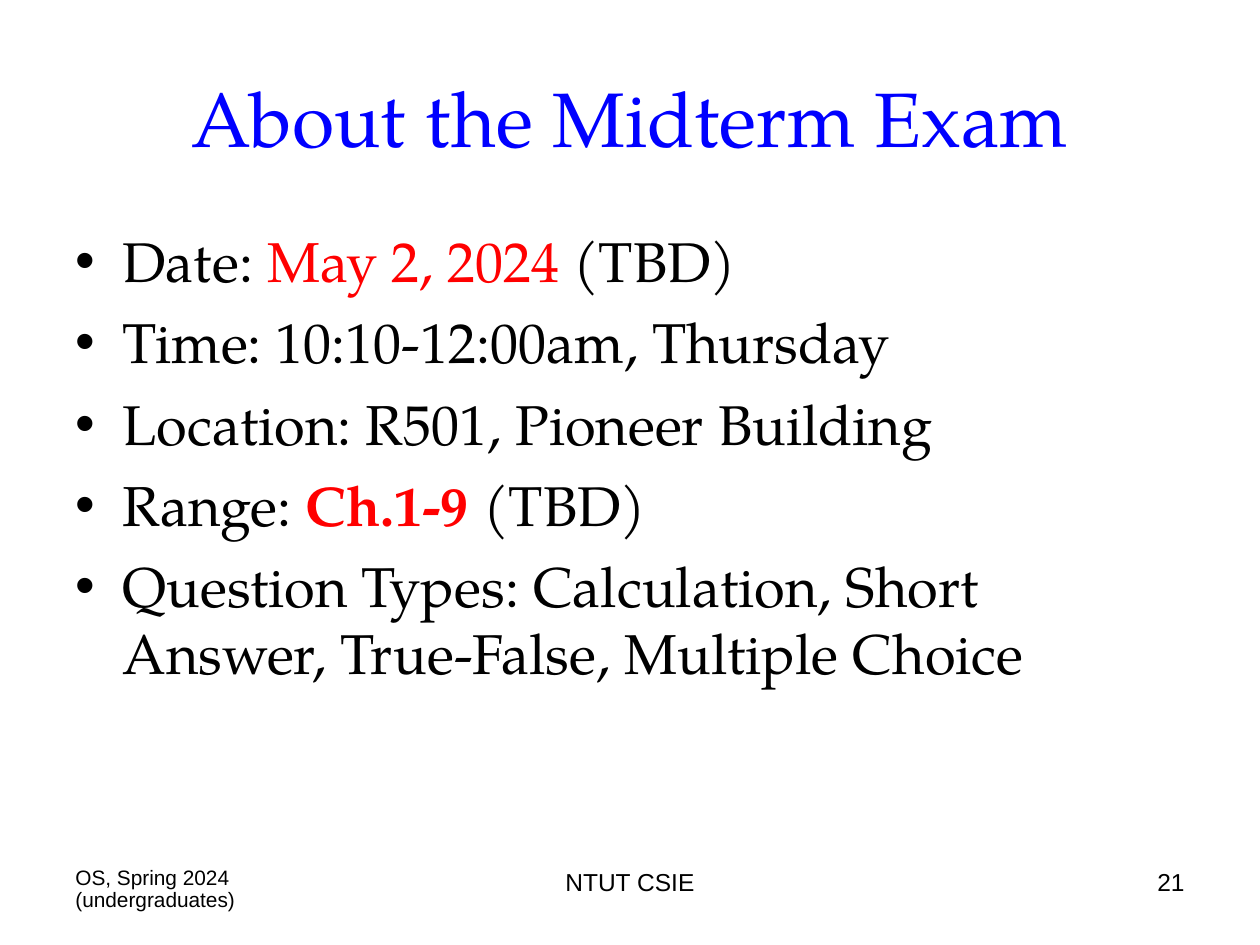
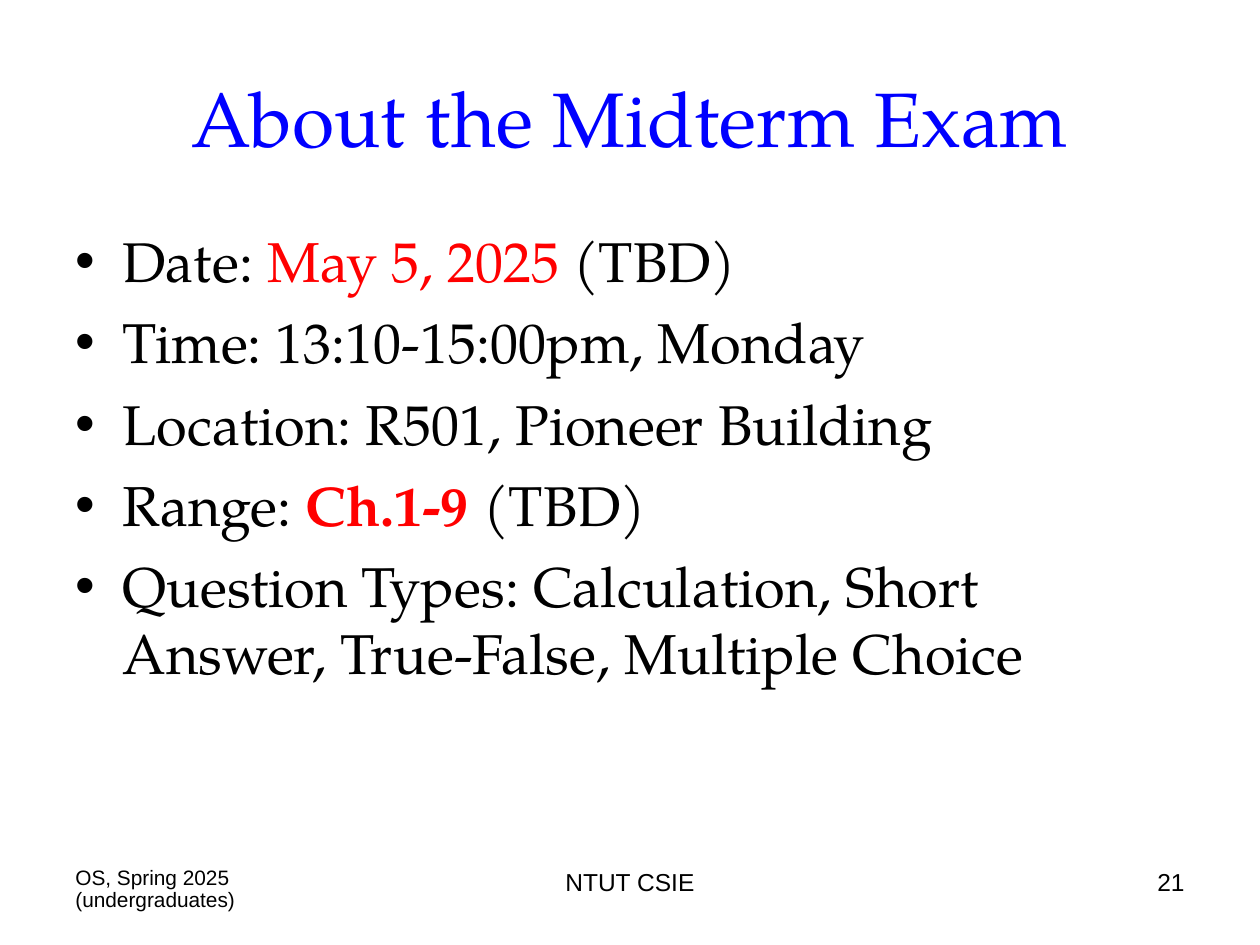
Before and after one commit to chriswjh/chriswjh.github.io, a slide deck: slide 21 of OSu/00-Overview.ppt. Drawn at 1260x945 pixels with LibreOffice and Linux fonts; fonts in the diff are those of the drawing. Boxes give left, top, right and bottom in pixels: in the first picture for what was removed or moved away, otherwise in the second. Text is boxed around its words. In the diff, an @@ line names an element or a change of style, - is before the commit and + after.

```diff
--- a/OSu/00-Overview.ppt
+++ b/OSu/00-Overview.ppt
@@ text at <box>123,240,865,379</box>: text changed @@
-• Date: May 2, 2024 (TBD)
-• Time: 10:10-12:00am, Thursday
+• Date: May 5, 2025 (TBD)
+• Time: 13:10-15:00pm, Monday
@@ text at <box>75,870,235,912</box>: text changed @@
-OS, Spring 2024 (undergraduates)
+OS, Spring 2025 (undergraduates)
```
Also in this commit, not shown: 23 other slides changed, 5 other files.
